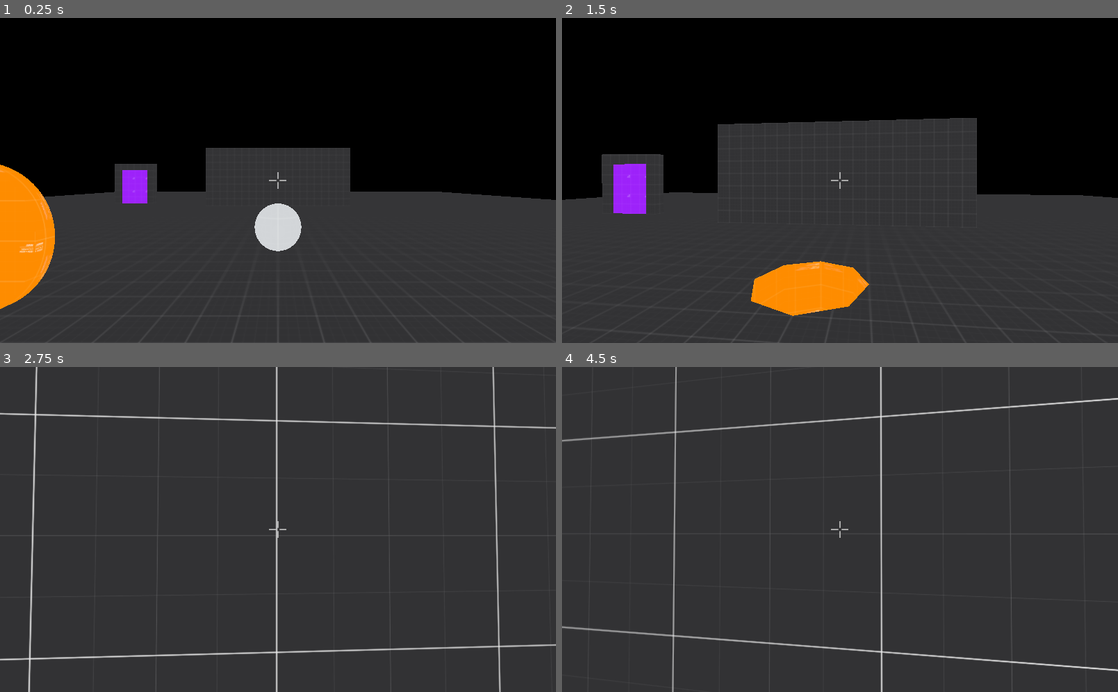
Above: before the commit, frames 1-4 (two rows, left to right).
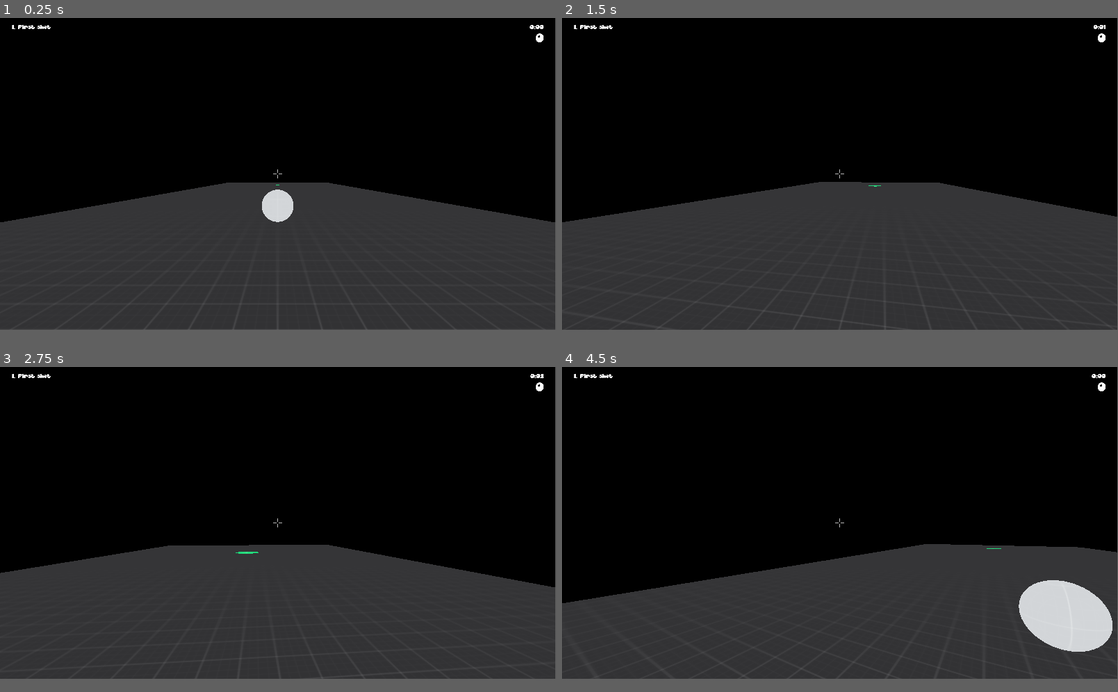
Above: after the commit, the same moments.

Repository: Datoh/RocketGolf
Game: Godot game, scene res://scenes/levels/Level1.tscn
Two runs of this game, one before a commit and one after it. Both use one fixed random seed, a clock stepped at 60 frames per second and the inputs below. Before the commit the project starts from res://scenes/LevelTest.tscn.
Inputs (mouse positions are in pixels of both pictures, inside the frame that each line leads up to):
- Up to frame 1 (0.25 s): no input
- Up to frame 2 (1.5 s): move the mouse to (867, 180) at 0.52 s; hold Up (ui_up) from 0.53 s (still down); move the mouse to (812, 180) at 1.27 s
- Up to frame 3 (2.75 s): keep holding Up (ui_up); move the mouse to (289, 523) at 2.02 s
- Up to frame 4 (4.5 s): keep holding Up (ui_up); move the mouse to (834, 536) at 2.77 s; move the mouse to (878, 532) at 3.52 s; tap Escape (ui_cancel) at 4.15 s; move the mouse to (795, 526) at 4.27 s
In our replay, the window is 800x468 before the commit and 799x449 after it. These sizes can differ from the game's own. Grey fills any space a smaller window leaves; there, only what the larger window draws over its background counts as a difference.

The runs differ from the first frame. In frame 1, 9.9% of the frame differs, in the area x 0-100%, y 0-100%; in frame 2, 16%; in frame 3, 60%; in frame 4, 64%.

Commit message:
[core] Add level switch

Diff:
--- a/project.godot
+++ b/project.godot
@@ -16,12 +16,21 @@
 [application]
 
 config/name="Rocket Golf"
-run/main_scene="res://scenes/LevelTest.tscn"
+run/main_scene="res://scenes/levels/Level1.tscn"
 config/icon="res://icon.png"
+
+[autoload]
+
+Global="*res://scripts/Global.gd"
 
 [debug]
 
 gdscript/warnings/return_value_discarded=false
+
+[display]
+
+window/size/width=1920
+window/size/height=1080
 
 [input]
 
@@ -70,6 +79,21 @@
 , Object(InputEventKey,"resource_local_to_scene":false,"resource_name":"","device":0,"alt":false,"shift":false,"control":false,"meta":false,"command":false,"pressed":false,"scancode":82,"unicode":0,"echo":false,"script":null)
  ]
 }
+ui_next_level={
+"deadzone": 0.5,
+"events": [ Object(InputEventKey,"resource_local_to_scene":false,"resource_name":"","device":0,"alt":false,"shift":false,"control":false,"meta":false,"command":false,"pressed":false,"scancode":16777246,"unicode":0,"echo":false,"script":null)
+ ]
+}
+ui_previous_level={
+"deadzone": 0.5,
+"events": [ Object(InputEventKey,"resource_local_to_scene":false,"resource_name":"","device":0,"alt":false,"shift":false,"control":false,"meta":false,"command":false,"pressed":false,"scancode":16777245,"unicode":0,"echo":false,"script":null)
+ ]
+}
+ui_level_test={
+"deadzone": 0.5,
+"events": [ Object(InputEventKey,"resource_local_to_scene":false,"resource_name":"","device":0,"alt":false,"shift":false,"control":false,"meta":false,"command":false,"pressed":false,"scancode":16777247,"unicode":0,"echo":false,"script":null)
+ ]
+}
 
 [layer_names]
 
--- /dev/null
+++ b/scenes/Hud.tscn
@@ -0,0 +1,66 @@
+[gd_scene load_steps=5 format=2]
+
+[ext_resource path="res://assets/akaDylanPlain.ttf" type="DynamicFontData" id=1]
+[ext_resource path="res://scripts/Hud.gd" type="Script" id=2]
+
+[sub_resource type="DynamicFont" id=2]
+font_data = ExtResource( 1 )
+
+[sub_resource type="DynamicFont" id=1]
+size = 32
+font_data = ExtResource( 1 )
+
+[node name="Hud" type="MarginContainer"]
+anchor_right = 1.0
+anchor_bottom = 1.0
+custom_constants/margin_right = 40
+custom_constants/margin_top = 20
+custom_constants/margin_left = 40
+script = ExtResource( 2 )
+__meta__ = {
+"_edit_use_anchors_": false
+}
+
+[node name="HBoxContainer" type="HBoxContainer" parent="."]
+margin_left = 40.0
+margin_top = 20.0
+margin_right = 1880.0
+margin_bottom = 1080.0
+size_flags_horizontal = 3
+size_flags_vertical = 3
+
+[node name="TitleLabel" type="Label" parent="HBoxContainer"]
+margin_right = 120.0
+margin_bottom = 23.0
+size_flags_vertical = 0
+custom_fonts/font = SubResource( 2 )
+text = "Level title"
+align = 2
+
+[node name="VBoxContainer" type="VBoxContainer" parent="HBoxContainer"]
+margin_left = 124.0
+margin_right = 1840.0
+margin_bottom = 1060.0
+size_flags_horizontal = 3
+size_flags_vertical = 3
+
+[node name="TimeLabel" type="Label" parent="HBoxContainer/VBoxContainer"]
+margin_right = 1716.0
+margin_bottom = 23.0
+size_flags_vertical = 0
+custom_fonts/font = SubResource( 2 )
+text = "0:00"
+align = 2
+
+[node name="RocketsLabel" type="Label" parent="HBoxContainer/VBoxContainer"]
+margin_top = 27.0
+margin_right = 1716.0
+margin_bottom = 72.0
+size_flags_vertical = 0
+custom_fonts/font = SubResource( 1 )
+text = "0"
+align = 2
+
+[node name="Timer" type="Timer" parent="."]
+autostart = true
+[connection signal="timeout" from="Timer" to="." method="_on_Timer_timeout"]
--- a/scenes/LevelTest.tscn
+++ b/scenes/LevelTest.tscn
@@ -10,6 +10,7 @@
 [ext_resource path="res://scenes/TeleportDestination.tscn" type="PackedScene" id=8]
 [ext_resource path="res://scenes/Jumper.tscn" type="PackedScene" id=9]
 [ext_resource path="res://scenes/JumperTrigger.tscn" type="PackedScene" id=10]
+[ext_resource path="res://scenes/Hud.tscn" type="PackedScene" id=11]
 
 [sub_resource type="BoxShape" id=1]
 
@@ -103,5 +104,8 @@
 
 [node name="Jumper1" parent="Jumpers" instance=ExtResource( 10 )]
 transform = Transform( 1, 0, 0, 0, 1, 0, 0, 0, 1, 4, 1, -8 )
+
+[node name="Hud" parent="." instance=ExtResource( 11 )]
 [connection signal="win" from="Content/Ground/Hole" to="." method="_on_Hole_win"]
+[connection signal="fire_rocket" from="Player" to="Hud" method="_on_Player_fire_rocket"]
 [connection signal="fire_rocket" from="Player" to="." method="_on_Player_fire_rocket"]
--- a/scenes/Player.tscn
+++ b/scenes/Player.tscn
@@ -45,10 +45,10 @@
 }
 
 [node name="Crosshair" type="TextureRect" parent="Head/Camera/CenterContainer"]
-margin_left = 512.0
-margin_top = 300.0
-margin_right = 512.0
-margin_bottom = 300.0
+margin_left = 960.0
+margin_top = 540.0
+margin_right = 960.0
+margin_bottom = 540.0
 texture = ExtResource( 2 )
 expand = true
 stretch_mode = 4
--- a/scenes/levels/Level1.tscn
+++ b/scenes/levels/Level1.tscn
@@ -6,11 +6,13 @@
 [ext_resource path="res://scenes/Ball.tscn" type="PackedScene" id=4]
 [ext_resource path="res://assets/images/dark_grid.tres" type="Material" id=5]
 [ext_resource path="res://assets/images/green_grid.tres" type="Material" id=6]
+[ext_resource path="res://scenes/Hud.tscn" type="PackedScene" id=7]
 
 [sub_resource type="BoxShape" id=1]
 
 [node name="Level" type="Spatial"]
 script = ExtResource( 1 )
+title = "1. First shot"
 
 [node name="Content" type="Spatial" parent="."]
 
@@ -76,5 +78,8 @@
 [node name="Teleports" type="Spatial" parent="."]
 
 [node name="Jumpers" type="Spatial" parent="."]
+
+[node name="Hud" parent="." instance=ExtResource( 7 )]
 [connection signal="win" from="Content/Ground/Hole" to="." method="_on_Hole_win"]
+[connection signal="fire_rocket" from="Player" to="Hud" method="_on_Player_fire_rocket"]
 [connection signal="fire_rocket" from="Player" to="." method="_on_Player_fire_rocket"]
--- a/scenes/levels/Level2.tscn
+++ b/scenes/levels/Level2.tscn
@@ -6,11 +6,13 @@
 [ext_resource path="res://scenes/Ball.tscn" type="PackedScene" id=4]
 [ext_resource path="res://assets/images/dark_grid.tres" type="Material" id=5]
 [ext_resource path="res://assets/images/green_grid.tres" type="Material" id=6]
+[ext_resource path="res://scenes/Hud.tscn" type="PackedScene" id=7]
 
 [sub_resource type="BoxShape" id=1]
 
 [node name="Level" type="Spatial"]
 script = ExtResource( 1 )
+title = "2. King of the hill"
 
 [node name="Content" type="Spatial" parent="."]
 
@@ -98,5 +100,8 @@
 [node name="Teleports" type="Spatial" parent="."]
 
 [node name="Jumpers" type="Spatial" parent="."]
+
+[node name="Hud" parent="." instance=ExtResource( 7 )]
 [connection signal="win" from="Content/Ground2/Hole" to="." method="_on_Hole_win"]
+[connection signal="fire_rocket" from="Player" to="Hud" method="_on_Player_fire_rocket"]
 [connection signal="fire_rocket" from="Player" to="." method="_on_Player_fire_rocket"]
--- a/scenes/levels/Level3.tscn
+++ b/scenes/levels/Level3.tscn
@@ -8,11 +8,13 @@
 [ext_resource path="res://assets/images/green_grid.tres" type="Material" id=6]
 [ext_resource path="res://scenes/Teleport.tscn" type="PackedScene" id=7]
 [ext_resource path="res://scenes/TeleportDestination.tscn" type="PackedScene" id=8]
+[ext_resource path="res://scenes/Hud.tscn" type="PackedScene" id=9]
 
 [sub_resource type="BoxShape" id=1]
 
 [node name="Level" type="Spatial"]
 script = ExtResource( 1 )
+title = "3. High jump"
 
 [node name="Content" type="Spatial" parent="."]
 
@@ -94,5 +96,8 @@
 transform = Transform( 1, 0, 0, 0, 1, 0, 0, 0, 1, 0, 10, -3 )
 
 [node name="Jumpers" type="Spatial" parent="."]
+
+[node name="Hud" parent="." instance=ExtResource( 9 )]
 [connection signal="win" from="Content/Top/Hole" to="." method="_on_Hole_win"]
+[connection signal="fire_rocket" from="Player" to="Hud" method="_on_Player_fire_rocket"]
 [connection signal="fire_rocket" from="Player" to="." method="_on_Player_fire_rocket"]
--- a/scenes/levels/Level4.tscn
+++ b/scenes/levels/Level4.tscn
@@ -1,6 +1,7 @@
-[gd_scene load_steps=10 format=2]
+[gd_scene load_steps=11 format=2]
 
 [ext_resource path="res://scripts/Level.gd" type="Script" id=1]
+[ext_resource path="res://scenes/Hud.tscn" type="PackedScene" id=2]
 [ext_resource path="res://scenes/Teleport.tscn" type="PackedScene" id=3]
 [ext_resource path="res://scenes/Player.tscn" type="PackedScene" id=4]
 [ext_resource path="res://scenes/Ball.tscn" type="PackedScene" id=5]
@@ -13,6 +14,7 @@
 
 [node name="Level" type="Spatial"]
 script = ExtResource( 1 )
+title = "4. Sniper"
 
 [node name="Content" type="Spatial" parent="."]
 
@@ -125,5 +127,8 @@
 transform = Transform( -1, 0, -3.25841e-07, 0, 1, 0, 3.25841e-07, 0, -1, 0, 2, -6 )
 
 [node name="Jumpers" type="Spatial" parent="."]
+
+[node name="Hud" parent="." instance=ExtResource( 2 )]
 [connection signal="win" from="Content/Top2/Hole" to="." method="_on_Hole_win"]
 [connection signal="fire_rocket" from="Player" to="." method="_on_Player_fire_rocket"]
+[connection signal="fire_rocket" from="Player" to="Hud" method="_on_Player_fire_rocket"]
--- a/scenes/levels/Level5.tscn
+++ b/scenes/levels/Level5.tscn
@@ -10,11 +10,13 @@
 [ext_resource path="res://scenes/JumperTrigger.tscn" type="PackedScene" id=8]
 [ext_resource path="res://assets/images/dark_grid.tres" type="Material" id=9]
 [ext_resource path="res://assets/images/green_grid.tres" type="Material" id=10]
+[ext_resource path="res://scenes/Hud.tscn" type="PackedScene" id=11]
 
 [sub_resource type="BoxShape" id=1]
 
 [node name="Level" type="Spatial"]
 script = ExtResource( 1 )
+title = "5. Jumper"
 
 [node name="Content" type="Spatial" parent="."]
 
@@ -118,5 +120,8 @@
 
 [node name="Jumper1" parent="Jumpers" instance=ExtResource( 8 )]
 transform = Transform( 0.707107, 0, -0.707107, 0, 1, 0, 0.707107, 0, 0.707107, -6, 19, -4 )
+
+[node name="Hud" parent="." instance=ExtResource( 11 )]
 [connection signal="win" from="Content/Top/Hole" to="." method="_on_Hole_win"]
+[connection signal="fire_rocket" from="Player" to="Hud" method="_on_Player_fire_rocket"]
 [connection signal="fire_rocket" from="Player" to="." method="_on_Player_fire_rocket"]
--- a/scripts/Ball.gd
+++ b/scripts/Ball.gd
@@ -1,4 +1,12 @@
 extends RigidBody
+
+onready var ball_position = global_transform
 
 func do_jump(jump_force: float) -> void:
   apply_impulse(Vector3.ZERO, Vector3.UP * jump_force)
+
+
+func init() -> void:
+  global_transform = ball_position
+  linear_velocity = Vector3.ZERO
+  angular_velocity = Vector3.ZERO
--- /dev/null
+++ b/scripts/Global.gd
@@ -0,0 +1,27 @@
+extends Node
+
+var levels = [ "Level1", "Level2", "Level3", "Level4", "Level5" ]
+var level_index = 0
+
+var level_rockets_count := 0
+var level_time := 0
+var total_rockets_count := 0
+var total_time := 0
+
+func previous_level() -> void:
+  if level_index <= 0:
+    return
+  level_index -= 1
+  get_tree().change_scene("res://scenes/levels/" + levels[level_index] + ".tscn")
+
+
+func next_level() -> void:
+  if level_index >= levels.size() - 1:
+    return
+  level_index += 1
+  get_tree().change_scene("res://scenes/levels/" + levels[level_index] + ".tscn")
+
+
+func restart() -> void:
+  level_index = 0
+  get_tree().change_scene("res://scenes/levels/" + levels[level_index] + ".tscn")
--- /dev/null
+++ b/scripts/Hud.gd
@@ -0,0 +1,19 @@
+extends MarginContainer
+
+onready var hud_time := find_node("TimeLabel")
+onready var hud_rockets := find_node("RocketsLabel")
+
+func set_title(title: String) -> void:
+  find_node("TitleLabel").text = title
+
+
+func _on_Timer_timeout() -> void:
+  Global.level_time += 1
+  var seconds = Global.level_time % 60
+  var minutes = Global.level_time - seconds
+  hud_time.text = str(minutes) + ":" + str(seconds).pad_zeros(2)
+
+
+func _on_Player_fire_rocket(_rocket) -> void:
+  Global.level_rockets_count += 1
+  hud_rockets.text = str(Global.level_rockets_count)
--- a/scripts/Level.gd
+++ b/scripts/Level.gd
@@ -1,20 +1,43 @@
 extends Spatial
 
-onready var _ball := $Ball
+export(String) var title = "Level test"
+
+onready var ball := $Ball
+
+func _ready() -> void:
+  $Hud.set_title(title)
 
 func _physics_process(_delta: float) -> void:
   if Input.is_action_just_pressed("ui_restart"):
-    get_tree().reload_current_scene()
+    restart()
+  if Input.is_action_just_pressed("ui_cancel"):
+    Global.restart()
+  if Input.is_action_just_pressed("ui_next_level"):
+    Global.next_level()
+  if Input.is_action_just_pressed("ui_previous_level"):
+    Global.previous_level()
+  if Input.is_action_just_pressed("ui_level_test"):
+    get_tree().change_scene("res://scenes/LevelTest.tscn")
 
 
+func restart() -> void:
+  $Player.init()
+  $Ball.init()
+  for rocket in $Rockets.get_children():
+    $Rockets.remove_child(rocket)
+    rocket.queue_free()
+
 func _on_Hole_win() -> void:
-  print("win")
+  Global.level_rockets_count = 0
+  Global.level_time = 0
+  Global.next_level()
 
 
 func _on_Player_fire_rocket(rocket: Spatial) -> void:
   $Rockets.add_child(rocket)
+  Global.total_rockets_count += 1
   rocket.connect("rocket_blow", self, "_on_rocket_blow")
 
 
 func _on_rocket_blow(rocket: Spatial) -> void:
-  rocket.hit(_ball, _ball.global_transform.origin)
+  rocket.hit(ball, ball.global_transform.origin)
--- a/scripts/Player.gd
+++ b/scripts/Player.gd
@@ -4,6 +4,8 @@
 onready var camera = $Head/Camera
 onready var rocket_origin = $Head/Camera/Position3DOrigin
 onready var rocket_direction = $Head/Camera/Position3DDirection
+onready var player_position = global_transform
+onready var camera_position = $Head/Camera.global_transform
 
 export(float) var gravity = -30.0
 export(float) var max_speed = 8.0
@@ -26,6 +28,11 @@
     rotate_y(-event.relative.x * mouse_sensitivity)
     camera.rotate_x(-event.relative.y * mouse_sensitivity)
     camera.rotation.x = clamp(camera.rotation.x, -1.5, 1.5)
+
+
+func init() -> void:
+  global_transform = player_position
+  camera.global_transform = camera_position
 
 
 func get_input() -> Vector3:
--- a/scripts/Rocket.gd
+++ b/scripts/Rocket.gd
@@ -65,9 +65,9 @@
   var colliding_info = move_and_collide(velocity * delta)
   if colliding_info != null:
     colliding_body = colliding_info.collider
-    print(colliding_body.name)
     if colliding_body.is_in_group("ball"):
       colliding_body = colliding_body.get_parent()
+    print(colliding_body.name)
     colliding_position = colliding_info.position
     if colliding_body.is_in_group("jumper_trigger"):
       colliding_body.do_jump()
Not shown: 1 places in scenes/LevelTest.tscn that only renumber resources
Not shown: 1 places in scenes/levels/Level1.tscn that only renumber resources
Not shown: 1 places in scenes/levels/Level2.tscn that only renumber resources
Not shown: 1 places in scenes/levels/Level3.tscn that only renumber resources
Not shown: 1 places in scenes/levels/Level5.tscn that only renumber resources
